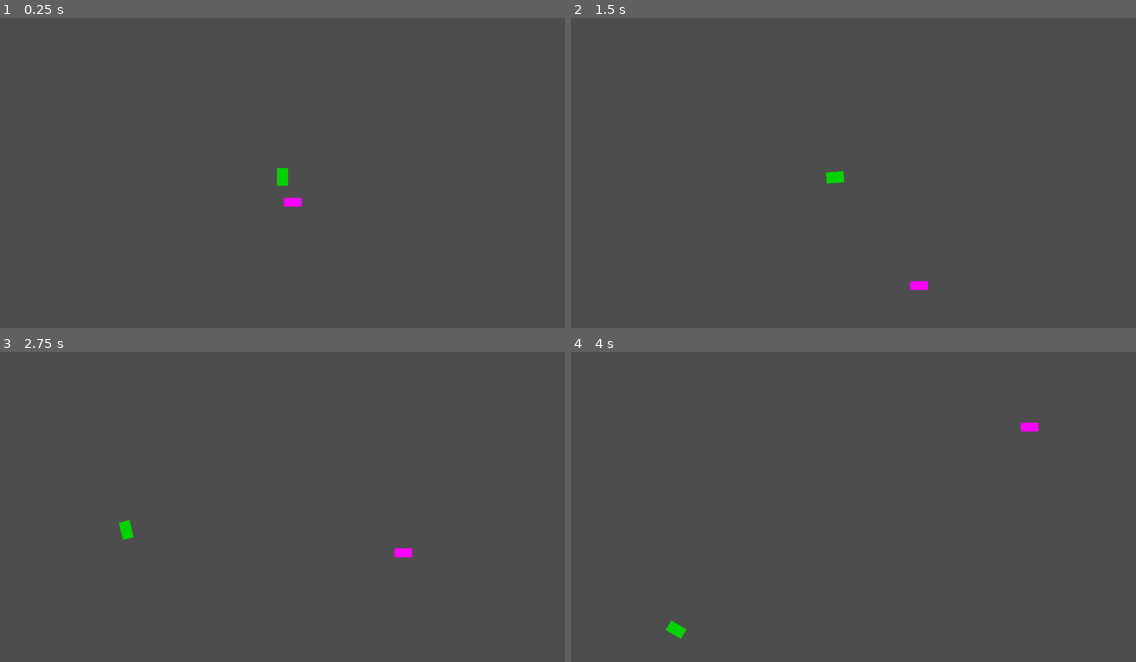
Above: before the commit, frames 1-4 (two rows, left to right).
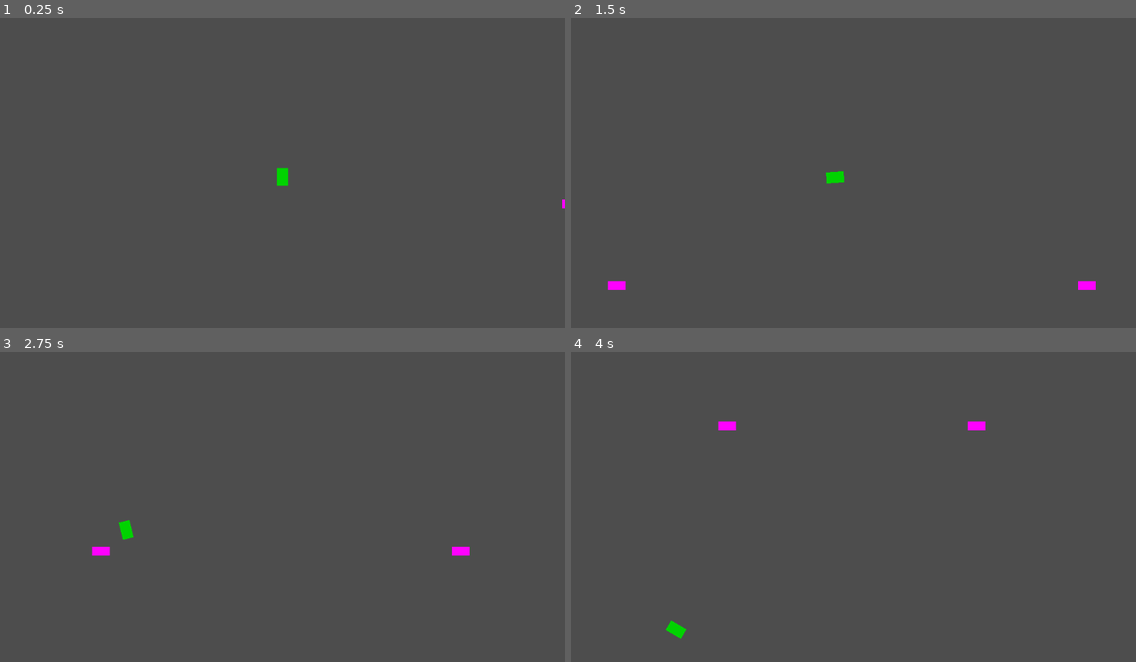
Above: after the commit, the same moments.

Repository: AndrewJDGalga/godot-simpleshooter
Game: Godot game, scene res://lv/test_space.tscn
Two runs of this game, one before a commit and one after it. Both use one fixed random seed, a clock stepped at 60 frames per second and the inputs below.
Inputs:
- Up to frame 1 (0.25 s): no input
- Up to frame 2 (1.5 s): hold D (right) 0.53-1.28 s; tap Space (fire_laser) at 0.6, 1.35 s; hold Down (down) from 1.28 s (still down)
- Up to frame 3 (2.75 s): release Down (down) at 2.03 s; hold D (right) from 2.03 s (still down); tap Space (fire_laser) at 2.1 s
- Up to frame 4 (4 s): release D (right) at 2.78 s; hold W (up) 2.78-3.53 s; tap Space (fire_laser) at 2.85, 3.6 s; hold A (left) from 3.53 s (still down)

The runs differ from the first frame. In frame 1, 0.1% of the frame differs, in the area x 50-100%, y 57-62%; in frame 2, 0.3%; in frame 3, 0.3%; in frame 4, 0.3%, in the area x 26-83%, y 22-26%.

Commit message:
testing 2 enemies main scene, confirmed no collide correct direction.

Diff:
--- a/entity/unshielded_enemy.gd
+++ b/entity/unshielded_enemy.gd
@@ -1,23 +1,22 @@
 extends "res://entity/entityScripts/entity.gd"
 
-var destination: set = destination_set
-var direction:Vector2 = Vector2.ZERO
+#var destination: set = destination_set
+@export var direction:Vector2 = Vector2.ZERO
 
 var freq = 1.0
 var amp = 200.0
 var time = 0
 var wave_effect := 0
 
-func _ready():
-	direction = Vector2(destination.x - position.x, destination.y - position.y).normalized()
+#func _ready():
+	#direction = Vector2(destination.x - position.x, destination.y - position.y).normalized()
 
 func _physics_process(delta):
 	if direction != Vector2.ZERO:
-		pass
-	time += delta
-	wave_effect = cos(time * freq) * amp
-	velocity = Vector2(move_speed, wave_effect)
+		time += delta
+		wave_effect = cos(time * freq) * amp
+		velocity = Vector2(move_speed * direction.x, wave_effect)
 	move_and_slide()
 
-func destination_set(val:Vector2):
-	destination = val
+#func destination_set(val:Vector2):
+	#destination = val
--- a/entity/unshielded_enemy.tscn
+++ b/entity/unshielded_enemy.tscn
@@ -16,7 +16,6 @@
 
 [node name="CollisionShape2D" type="CollisionShape2D" parent="."]
 shape = SubResource("RectangleShape2D_gcj3t")
-disabled = true
 
 [node name="ColorRect" type="ColorRect" parent="."]
 offset_left = -8.0
--- a/lv/lv_util/spawn_point.gd
+++ b/lv/lv_util/spawn_point.gd
@@ -1,14 +1,14 @@
 extends Node2D
 
-@export var target_positions:PackedVector2Array
+@export var facing_direction:Vector2
 
 @export var test_enemy:PackedScene = null
 
 
-func get_random_target()->Vector2:
-	return target_positions[randi() % target_positions.size()-1]
+#func get_random_target()->Vector2:
+	#return target_positions[randi() % target_positions.size()-1]
 
 func add_enemy(manager:Node2D, level:int):
 	var instance = test_enemy.instantiate()
-	instance.destination_set(get_random_target())
+	instance.destination_set(facing_direction)
 	manager.call_deferred("add_child", instance)
--- a/lv/test_space.gd
+++ b/lv/test_space.gd
@@ -1,6 +1,6 @@
 extends Node2D
 
-@onready var spawn_point = $spawn_points/SpawnPoint
+#@onready var spawn_point = $spawn_points/SpawnPoint
 
-func _ready():
-	spawn_point.add_enemy(self, 1)
+#func _ready():
+	#spawn_point.add_enemy(self, 1)
--- a/lv/test_space.tscn
+++ b/lv/test_space.tscn
@@ -1,9 +1,8 @@
-[gd_scene load_steps=5 format=3 uid="uid://biu52s1a0e6vg"]
+[gd_scene load_steps=4 format=3 uid="uid://biu52s1a0e6vg"]
 
 [ext_resource type="PackedScene" uid="uid://dwt3hob104uk4" path="res://entity/player_space.tscn" id="1_gugsu"]
 [ext_resource type="Script" path="res://lv/test_space.gd" id="1_qqodf"]
 [ext_resource type="PackedScene" uid="uid://bf16kwxxdovue" path="res://entity/unshielded_enemy.tscn" id="3_0sjr2"]
-[ext_resource type="PackedScene" uid="uid://1ht6gwjlfdo5" path="res://lv/lv_util/spawn_point.tscn" id="3_kmbvh"]
 
 [node name="TestSpace" type="Node2D"]
 script = ExtResource("1_qqodf")
@@ -15,20 +14,13 @@
 
 [node name="Camera2D" type="Camera2D" parent="."]
 
-[node name="spawn_points" type="Node2D" parent="."]
+[node name="spawn_points_left" type="Node2D" parent="."]
 
-[node name="SpawnPoint" parent="spawn_points" instance=ExtResource("3_kmbvh")]
-position = Vector2(-576, 0)
-target_positions = PackedVector2Array(576, 0, 576, -243, 576, 243)
-test_enemy = ExtResource("3_0sjr2")
+[node name="UnshieldedEnemy" parent="." instance=ExtResource("3_0sjr2")]
+position = Vector2(-549, 0)
+direction = Vector2(1, 0)
 
-[node name="destination_points" type="Node2D" parent="."]
-
-[node name="rightX" type="Node2D" parent="destination_points"]
-position = Vector2(576, 0)
-
-[node name="rightUp" type="Node2D" parent="destination_points"]
-position = Vector2(576, -243)
-
-[node name="rightDown" type="Node2D" parent="destination_points"]
-position = Vector2(576, 243)
+[node name="UnshieldedEnemy2" parent="." instance=ExtResource("3_0sjr2")]
+position = Vector2(543, 0)
+rotation = -1.5708
+direction = Vector2(-1, 0)
